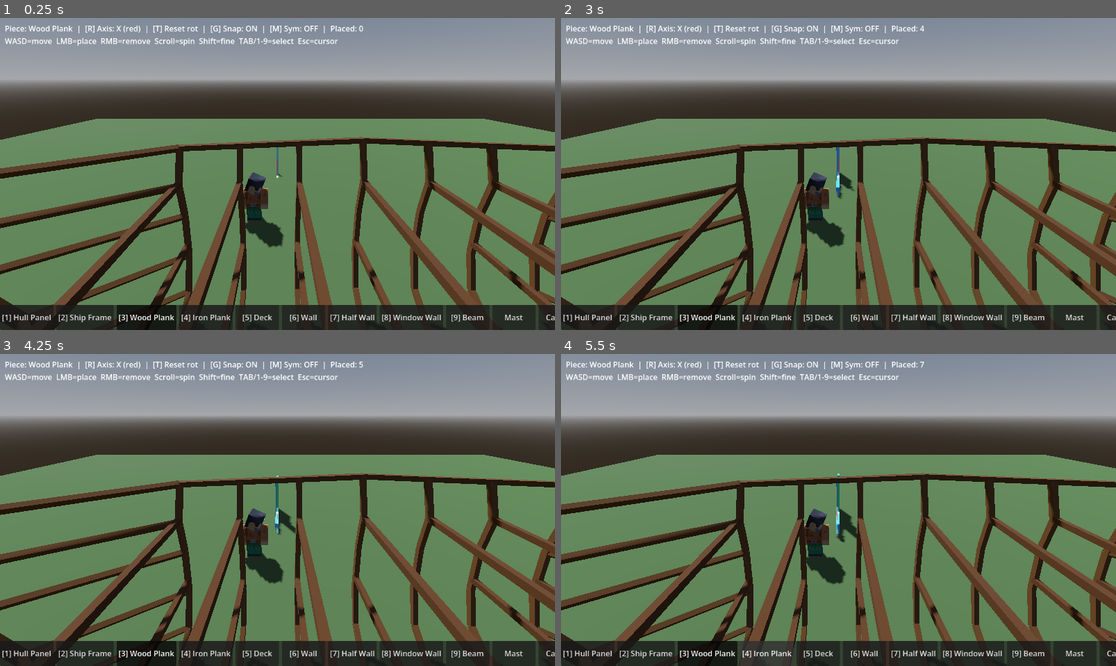
Above: before the commit, frames 1-4 (two rows, left to right).
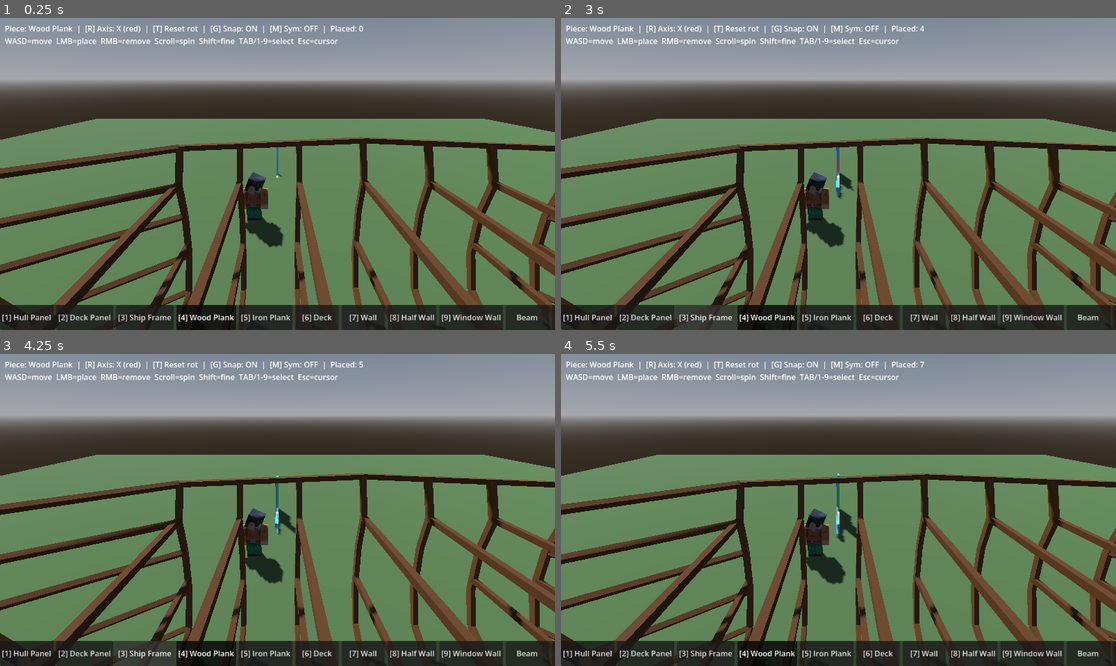
Above: after the commit, the same moments.

Repository: memlocator/flags_ahead
Game: Godot game, scene res://scenes/game.tscn
The game is run twice, just before and just after one commit, with the same random seed, the same clock (stepped at 60 frames per second) and the same inputs.
Inputs (mouse positions are in pixels of both pictures, inside the frame that each line leads up to):
- Up to frame 1 (0.25 s): no input
- Up to frame 2 (3 s): click "[1] Hull Panel" at 0.5 s; click (644, 317) at 1.25 s, where only the run before the commit has a clickable "[2] Ship Frame"; click (644, 317) at 2 s, where only the run after the commit has a clickable "[2] Deck Panel"; click (705, 317) at 2.75 s, where only the run before the commit has a clickable "[3] Wood Plank"
- Up to frame 3 (4.25 s): click (144, 653) at 3.5 s, where only the run after the commit has a clickable "[3] Ship Frame"
- Up to frame 4 (5.5 s): click (766, 653) at 4.25 s, where only the run before the commit has a clickable "[4] Iron Plank"; click (766, 653) at 5 s, where only the run after the commit has a clickable "[4] Wood Plank"

The runs differ from the first frame. In frame 1, 1.4% of the frame differs, in the area x 12-100%, y 91-100%; in frame 2, 2.0%; in frame 3, 2.0%; in frame 4, 2.0%.

Commit message:
Add deck panel placement with hull-conforming bow/stern taper

Diff:
--- a/scripts/build_system.gd
+++ b/scripts/build_system.gd
@@ -39,7 +39,7 @@
 signal snapping_changed(enabled: bool)
 
 const PIECE_CYCLE: Array = [
-	&"hull_panel", &"skeleton",
+	&"hull_panel", &"deck_panel", &"skeleton",
 	&"plank", &"iron_plank", &"deck", &"wall",
 	&"half_wall", &"window_wall", &"beam", &"mast", &"cannon",
 	&"foundation", &"post", &"floor_board", &"roof_panel", &"door_frame", &"stair",
@@ -72,6 +72,15 @@
 var _hull_panel_bay_b: float = 9999.0
 var _hull_panel_bay_side: float = 0.0
 var _hull_panel_stations: Array[float] = []
+
+# Deck panel state
+var _deck_panel_pts_a: PackedVector3Array
+var _deck_panel_pts_b: PackedVector3Array
+var _deck_panel_skel: ShipSkeleton
+var _deck_panel_bay_a: float = 9999.0
+var _deck_panel_bay_b: float = 9999.0
+var _deck_panel_deck_y: float = 9999.0
+var _deck_panel_stations: Array[float] = []
 
 
 func _ready() -> void:
@@ -140,6 +149,11 @@
 	_hull_panel_bay_b = 9999.0
 	_hull_panel_bay_side = 0.0
 	_hull_panel_stations = []
+	_deck_panel_skel = null
+	_deck_panel_bay_a = 9999.0
+	_deck_panel_bay_b = 9999.0
+	_deck_panel_deck_y = 9999.0
+	_deck_panel_stations = []
 	_rebuild_ghost()
 	emit_signal("piece_selected", type)
 
@@ -171,6 +185,10 @@
 
 	if selected_piece == &"hull_panel":
 		_process_hull_panel(result)
+		return
+
+	if selected_piece == &"deck_panel":
+		_process_deck_panel(result)
 		return
 
 	var hit_point: Vector3 = result.position
@@ -323,6 +341,9 @@
 	if selected_piece == &"hull_panel":
 		_place_hull_panel()
 		return
+	if selected_piece == &"deck_panel":
+		_place_deck_panel()
+		return
 	if selected_piece == &"skeleton":
 		_place_skeleton()
 		return
@@ -425,6 +446,102 @@
 	placed_pieces_node.add_child(piece)
 	piece.global_position = _hull_panel_skel.global_position
 	piece.basis           = _hull_panel_skel.basis
+	placed_pieces.append(piece)
+	var space := get_world_3d().direct_space_state
+	graph.add_piece(piece, space)
+	graph.update_collapse_states(placed_pieces)
+	graph.apply_support_colors(placed_pieces)
+	emit_signal("piece_added", piece, PlaceReason.PLAYER, null)
+	emit_signal("structure_changed")
+
+
+func _process_deck_panel(result: Dictionary) -> void:
+	if not (result.collider.collision_layer & 1):
+		ghost_pivot.visible = false
+		_ghost_valid = false
+		if _axis_indicator: _axis_indicator.visible = false
+		return
+
+	var skel := BuildUtils.find_ancestor(result.collider, ShipSkeleton) as ShipSkeleton
+	if not skel:
+		ghost_pivot.visible = false
+		_ghost_valid = false
+		if _axis_indicator: _axis_indicator.visible = false
+		return
+
+	var hit_local := skel.to_local(result.position)
+
+	if skel != _deck_panel_skel or _deck_panel_stations.is_empty():
+		_deck_panel_stations = skel._get_config().bay_stations()
+
+	# Snap to the nearest deck height
+	var cfg: ShipConfig = skel._get_config()
+	var deck_y := cfg.deck_heights[0]
+	for h: float in cfg.deck_heights:
+		if absf(h - hit_local.y) < absf(deck_y - hit_local.y):
+			deck_y = h
+
+	# Find which bay the cursor is in
+	var stations := _deck_panel_stations
+	var bay_a    := stations[0]
+	var bay_b    := stations[1]
+	for i in range(stations.size() - 1):
+		if hit_local.x >= minf(stations[i], stations[i + 1]) \
+				and hit_local.x <= maxf(stations[i], stations[i + 1]):
+			bay_a = stations[i]
+			bay_b = stations[i + 1]
+			break
+
+	if bay_a != _deck_panel_bay_a or bay_b != _deck_panel_bay_b \
+			or deck_y != _deck_panel_deck_y or skel != _deck_panel_skel:
+		_deck_panel_bay_a   = bay_a
+		_deck_panel_bay_b   = bay_b
+		_deck_panel_deck_y  = deck_y
+		_deck_panel_skel    = skel
+		_deck_panel_pts_a   = _bay_deck_profile(cfg, bay_a, deck_y)
+		_deck_panel_pts_b   = _bay_deck_profile(cfg, bay_b, deck_y)
+		_clear_node_children(ghost_mesh_node)
+		ghost_mesh_node.add_child(
+			PieceMeshBuilder.build_hull_panel_ghost(_deck_panel_pts_a, _deck_panel_pts_b)
+		)
+
+	ghost_pivot.global_position = skel.global_position
+	ghost_pivot.basis           = skel.basis
+	ghost_pivot.visible         = true
+	ghost_mesh_node.position    = Vector3.ZERO
+	ghost_mesh_node.basis       = Basis.IDENTITY
+	_ghost_valid                = true
+	_ghost_world_center         = skel.global_position
+	_ghost_pivot_mirror.visible = false
+	if _axis_indicator: _axis_indicator.visible = false
+
+
+func _bay_deck_profile(cfg: ShipConfig, station_x: float, deck_y: float) -> PackedVector3Array:
+	if is_equal_approx(station_x, cfg.bow_x):
+		var h  := cfg.rib_height(cfg.rib_x_positions[-1])
+		var t  := deck_y / maxf(h, 0.001)
+		var pt := Vector3(cfg.bow_x + cfg.bow_rake * t, deck_y, 0.0)
+		return PackedVector3Array([pt, pt])
+	if is_equal_approx(station_x, cfg.stern_x):
+		var h  := cfg.rib_height(cfg.rib_x_positions[0])
+		var t  := deck_y / maxf(h, 0.001)
+		var pt := Vector3(cfg.stern_x + cfg.stern_rake * t, deck_y, 0.0)
+		return PackedVector3Array([pt, pt])
+	return cfg.deck_profile_points(station_x, deck_y)
+
+
+func _place_deck_panel() -> void:
+	if not _deck_panel_skel or _deck_panel_pts_a.is_empty():
+		return
+	var piece := ShipPiece.new()
+	piece.setup(&"deck_panel", false)
+	piece.add_child(PieceMeshBuilder.build_hull_panel(_deck_panel_pts_a, _deck_panel_pts_b))
+	var cs := CollisionShape3D.new()
+	cs.shape = PieceMeshBuilder.hull_panel_convex(_deck_panel_pts_a, _deck_panel_pts_b)
+	piece.add_child(cs)
+	placed_pieces_node.add_child(piece)
+	piece.global_position = _deck_panel_skel.global_position
+	piece.basis           = _deck_panel_skel.basis
 	placed_pieces.append(piece)
 	var space := get_world_3d().direct_space_state
 	graph.add_piece(piece, space)
--- a/scripts/piece_defs.gd
+++ b/scripts/piece_defs.gd
@@ -8,6 +8,14 @@
 		"weight": 1.5,
 		"material_tier": 0,
 		"hp": 120,
+	},
+	&"deck_panel": {
+		"label": "Deck Panel",
+		"size": Vector3(2.0, 0.1, 2.0),  # approximate — real shape is procedural
+		"face_axis": 1,
+		"weight": 1.0,
+		"material_tier": 0,
+		"hp": 100,
 	},
 	&"skeleton": {
 		"label": "Ship Frame",
--- a/scripts/ship_config.gd
+++ b/scripts/ship_config.gd
@@ -8,7 +8,6 @@
 # Number of ribs — changing this evenly respaces them between stern and bow.
 @export_range(2, 20) var rib_count: int = 5:
 	set(v):
-		rib_count = v
 		if rib_x_positions.size() != v:
 			_respace_ribs()
 			emit_changed()
@@ -119,6 +118,16 @@
 	return pts
 
 
+## Deck profile at a given station X and deck height Y — two points spanning port to starboard.
+func deck_profile_points(station_x: float, deck_y: float) -> PackedVector3Array:
+	var t  := deck_y / maxf(rib_height(station_x), 0.001)
+	var hw := rib_half_width(station_x) * hull_z_at(t)
+	var pts := PackedVector3Array()
+	pts.append(Vector3(station_x, deck_y, -hw))
+	pts.append(Vector3(station_x, deck_y,  hw))
+	return pts
+
+
 func _respace_ribs() -> void:
 	if stern_x >= bow_x or rib_count < 2:
 		return
